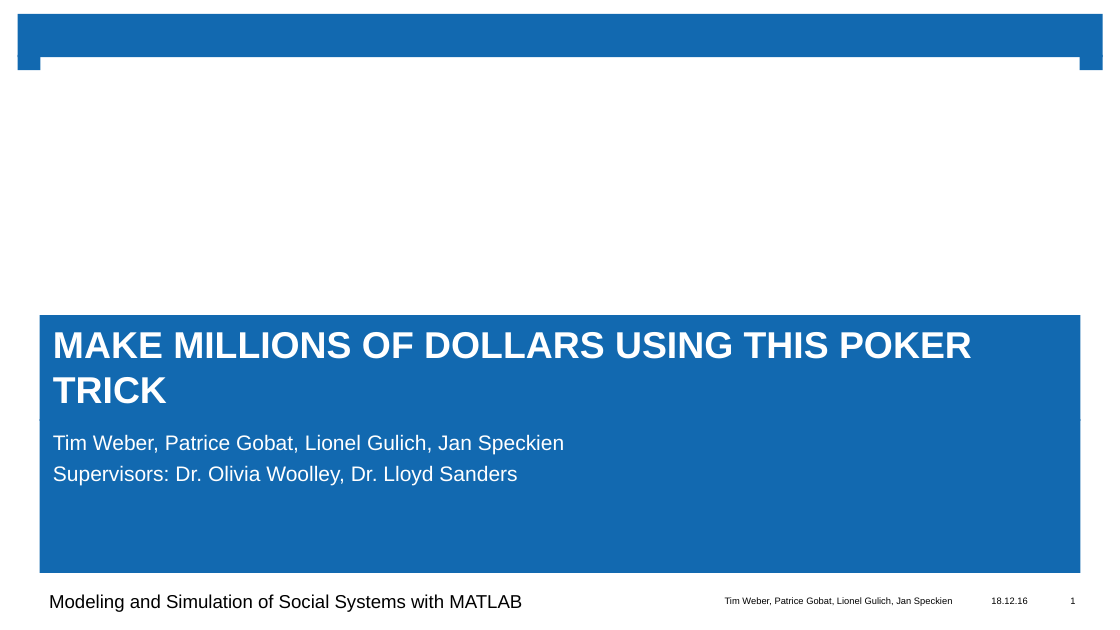
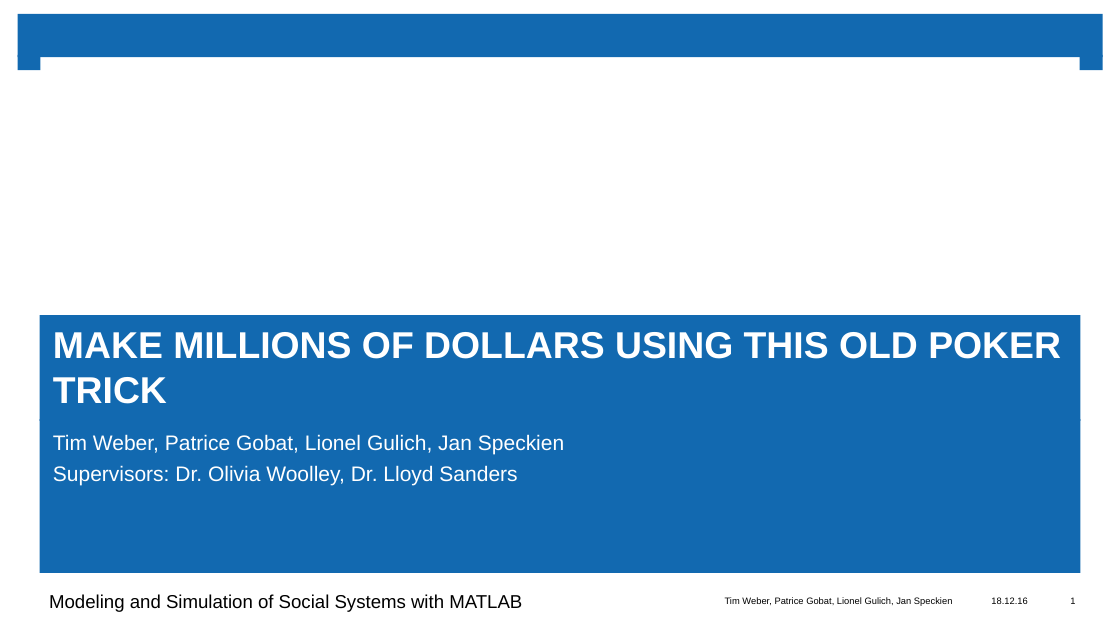
Before and after one commit to atlas000/project-poker-msssm, a slide deck: slide 1 of presentation/vortrag_matlab.pptx. Drawn at 1120x630 pixels with LibreOffice and Linux fonts; fonts in the diff are those of the drawing; background and template pictures are left out. Boxes give left, top, right and bottom in pixels: in the first picture for what was removed or moved away, otherwise in the second. Text is boxed around its words. In the diff, an @@ line names an element or a change of style, - is before the commit and + after.

Commit message:
push push push

```diff
--- a/presentation/vortrag_matlab.pptx
+++ b/presentation/vortrag_matlab.pptx
@@ title at <box>53,332,1061,404</box>: text changed @@
-MAKE MILLIONS OF DOLLARS USING THIS POKER TRICK
+MAKE MILLIONS OF DOLLARS USING THIS OLD POKER TRICK
```
Also in this commit, not shown: 1 slide added.
